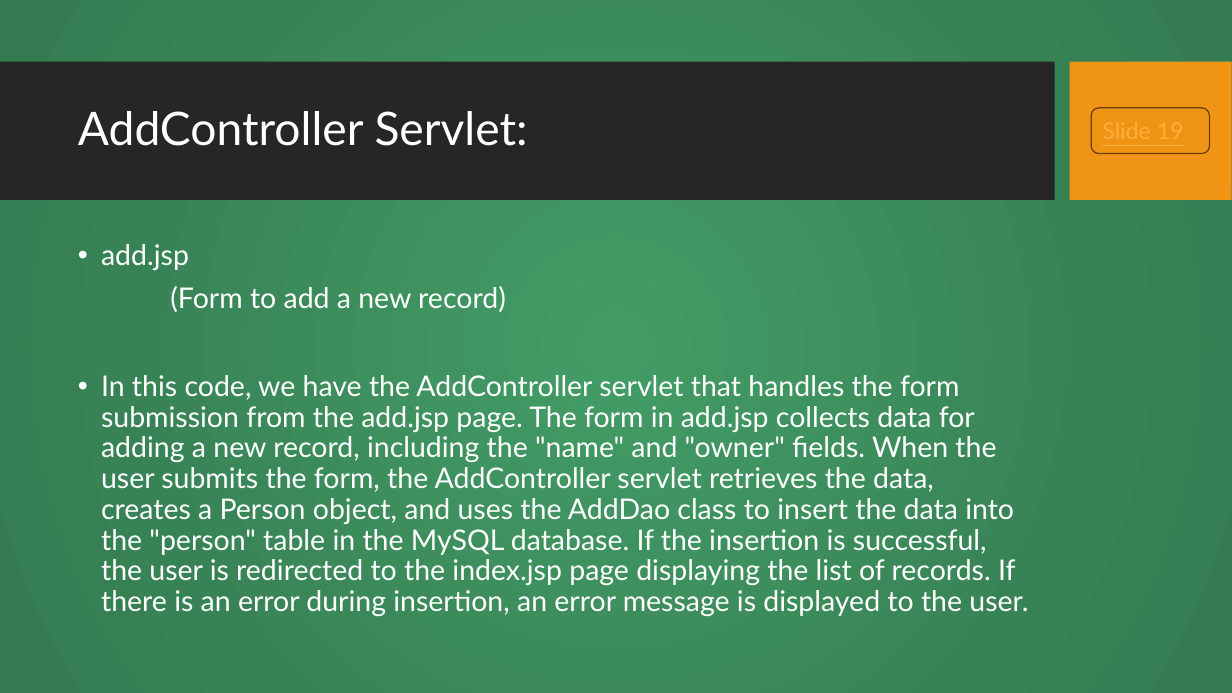
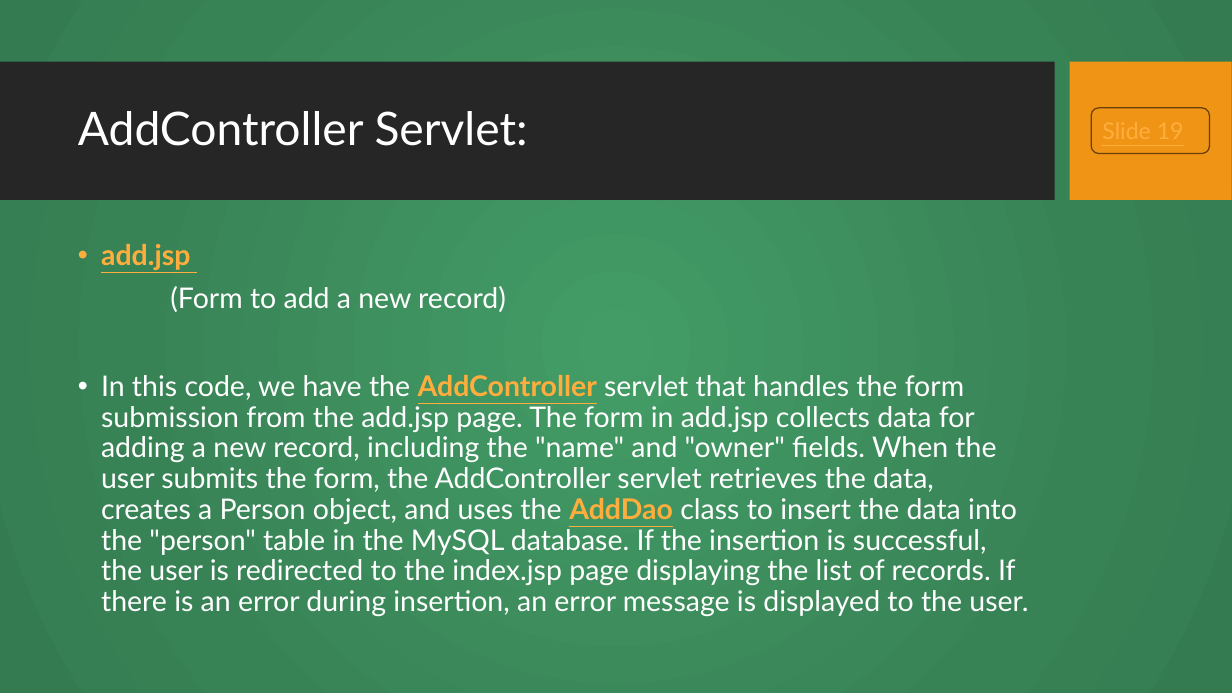
Before and after one commit to VamshiV25/MVC_CRUD_Operation, a slide deck: slide 12 of Building a sample CRUD Web Application.pptx. Drawn at 1232x693 pixels with LibreOffice and Linux fonts; fonts in the diff are those of the drawing; background and template pictures are left out. Boxes give left, top, right and bottom in pixels: in the first picture for what was removed or moved away, otherwise in the second. Text is boxed around its words. In the diff, an @@ line names an element or a change of style, - is before the commit and + after.

```diff
--- a/Building a sample CRUD Web Application.pptx
+++ b/Building a sample CRUD Web Application.pptx
@@ text at (x1=101, y1=244, x2=1028, y2=616): text colour #FFFFFF to #FFAE3E, bold on, underline on in "add.jsp", "AddController AddDao" @@
```
Also in this commit, not shown: 7 other slides changed, 15 slides added, 4 other files.
